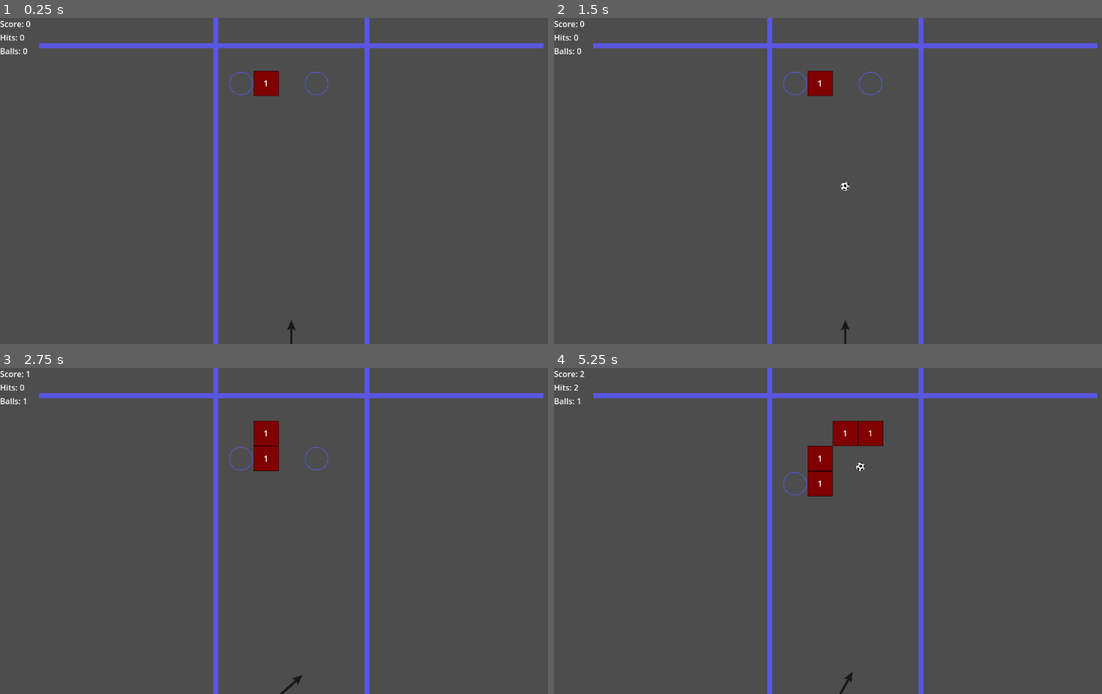
Above: before the commit, frames 1-4 (two rows, left to right).
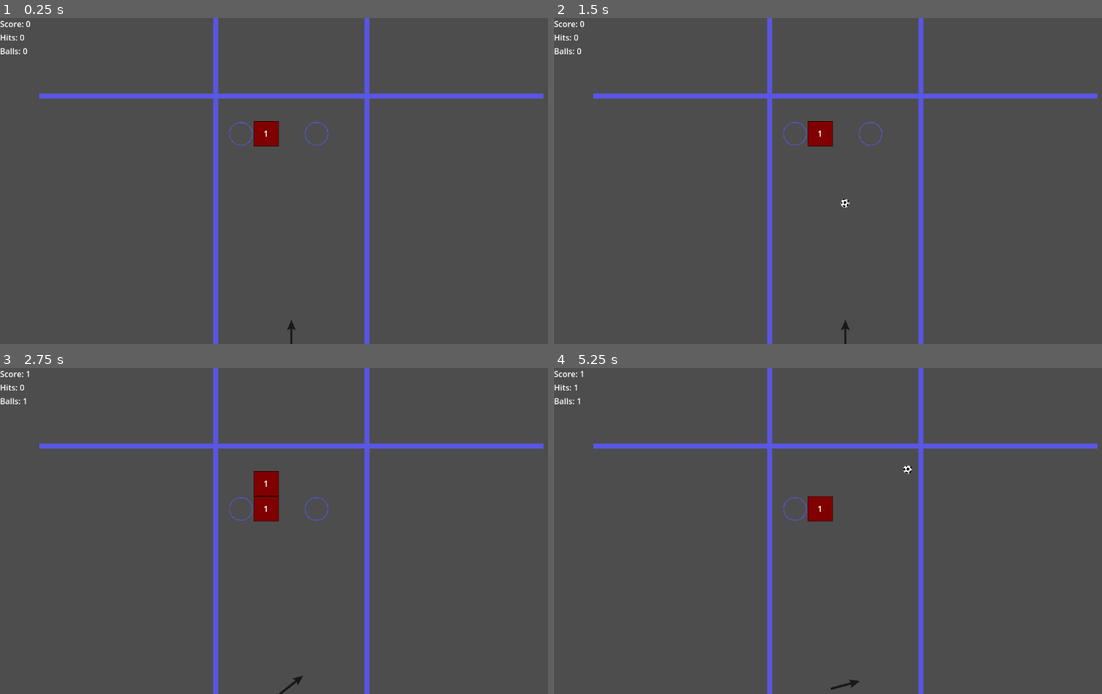
Above: after the commit, the same moments.

Repository: astrowild99/godot-bouncing-ball-game
Game: Godot game, scene res://scenes/game.tscn
The game is run twice, just before and just after one commit, with the same random seed, the same clock (stepped at 60 frames per second) and the same inputs.
Inputs:
- Up to frame 1 (0.25 s): no input
- Up to frame 2 (1.5 s): tap Enter (ui_accept) at 0.5, 0.77, 1.25 s; hold Right (ui_right) 0.53-1.28 s; hold Left (ui_left) from 1.28 s (still down)
- Up to frame 3 (2.75 s): tap Enter (ui_accept) at 1.52 s; release Left (ui_left) at 2.03 s; hold Right (ui_right) from 2.03 s (still down)
- Up to frame 4 (5.25 s): tap Enter (ui_accept) at 3.02, 3.77, 4.52 s; release Right (ui_right) at 3.53 s; hold Left (ui_left) from 3.53 s (still down)

The runs differ from the first frame. In frame 1, 3.9% of the frame differs, in the area x 7-100%, y 7-40%; in frame 2, 3.9%; in frame 3, 4.6%; in frame 4, 5.0%, in the area x 3-100%, y 0-100%.

Commit message:
polishing done

Diff:
--- a/script/cannon.gd
+++ b/script/cannon.gd
@@ -15,7 +15,7 @@
 
 @export_group("bullet")
 @onready var shooting_delay = $ShootingDelay
-@export var bullet_speed = 1000
+@export var bullet_speed = 800
 
 @export_group("")
 @export var max_bullets: int = 1 # gets updated when the user takes a +1 block
--- a/script/game.gd
+++ b/script/game.gd
@@ -13,7 +13,7 @@
 # region public vars
 @export_group("tiles")
 @export var field_tile_width: int = 5
-@export var field_tile_height: int = 10
+@export var field_tile_height: int = 8
 @export var tile_len: float = 50
 @export var tile_scene: PackedScene
 @export var bonus_scene: PackedScene
